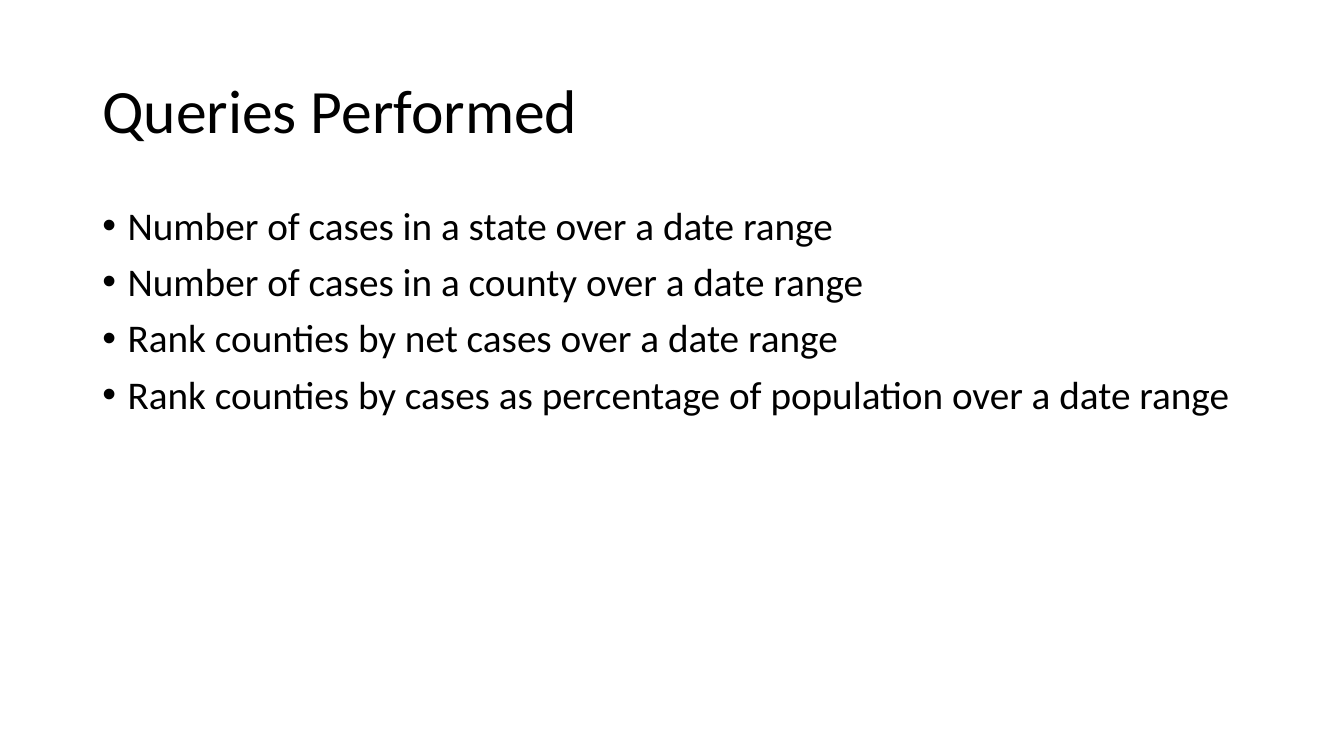
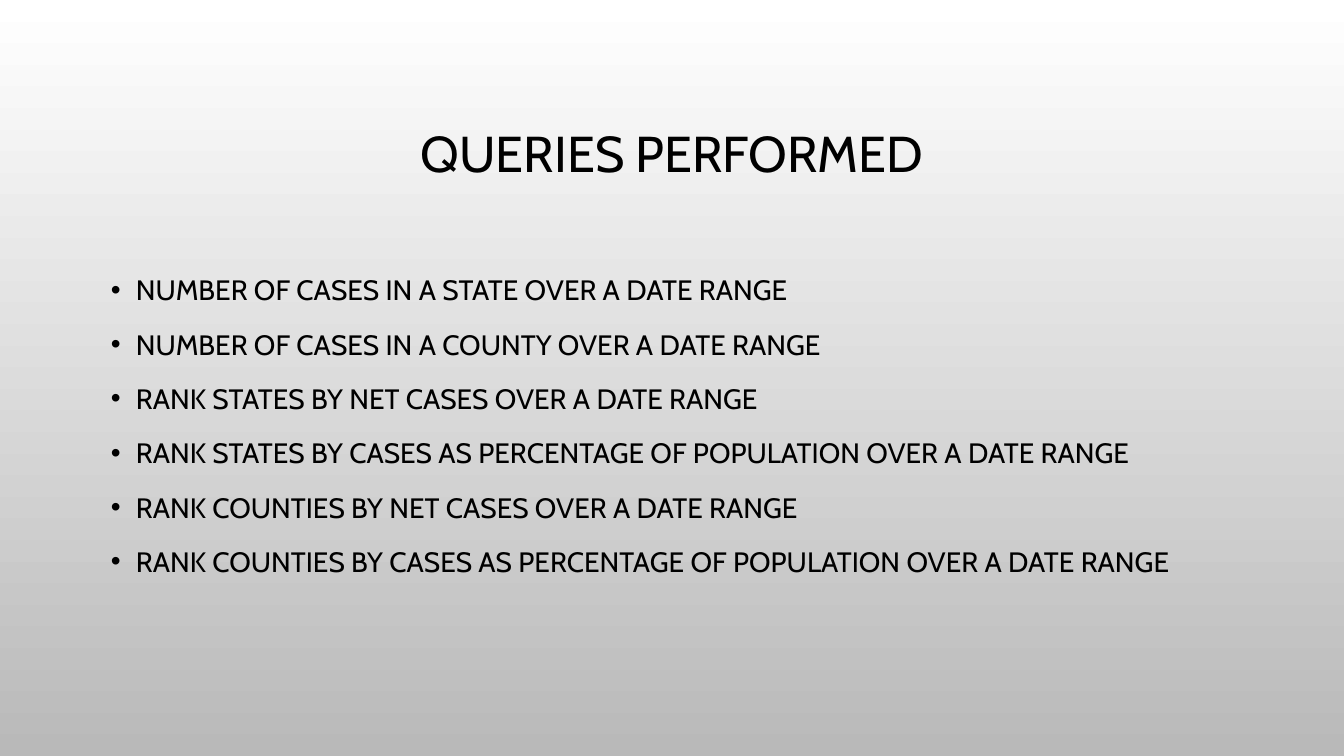
Before and after one commit to abpwrs/ece-5995-fa20-final-project, a slide deck: slide 10 of Final_presentation.pptx (slide 9 before the commit). Drawn at 1344x756 pixels with LibreOffice and Linux fonts; fonts in the diff are those of the drawing; background and template pictures are left out. Boxes give left, top, right and bottom in pixels: in the first picture for what was removed or moved away, otherwise in the second. Text is boxed around its words. In the diff, an @@ line names an element or a change of style, - is before the commit and + after.

```diff
--- a/Final_presentation.pptx
+++ b/Final_presentation.pptx
@@ background #FFFFFF to picture (left out) @@
@@ title at [421, 136, 923, 173]: text changed; size 44 to 36 pt; font Calibri to Cabin @@
-Queries Performed
+QUERIES PERFORMED
@@ text at [136, 280, 1169, 573]: text changed; size 28 to 20 pt; font Calibri to Cabin @@
-• Number of cases in a state over a date range
-• Number of cases in a county over a date range
-• Rank counties by net cases over a date range
-• Rank counties by cases as percentage of population over a date range
+• NUMBER OF CASES IN A STATE OVER A DATE RANGE
+• NUMBER OF CASES IN A COUNTY OVER A DATE RANGE
+• RANK STATES BY NET CASES OVER A DATE RANGE
+• RANK STATES BY CASES AS PERCENTAGE OF POPULATION OVER A DATE RANGE
+• RANK COUNTIES BY NET CASES OVER A DATE RANGE
+• RANK COUNTIES BY CASES AS PERCENTAGE OF POPULATION OVER A DATE RANGE
```
Also in this commit, not shown: 10 other slides changed, 1 slide added.
